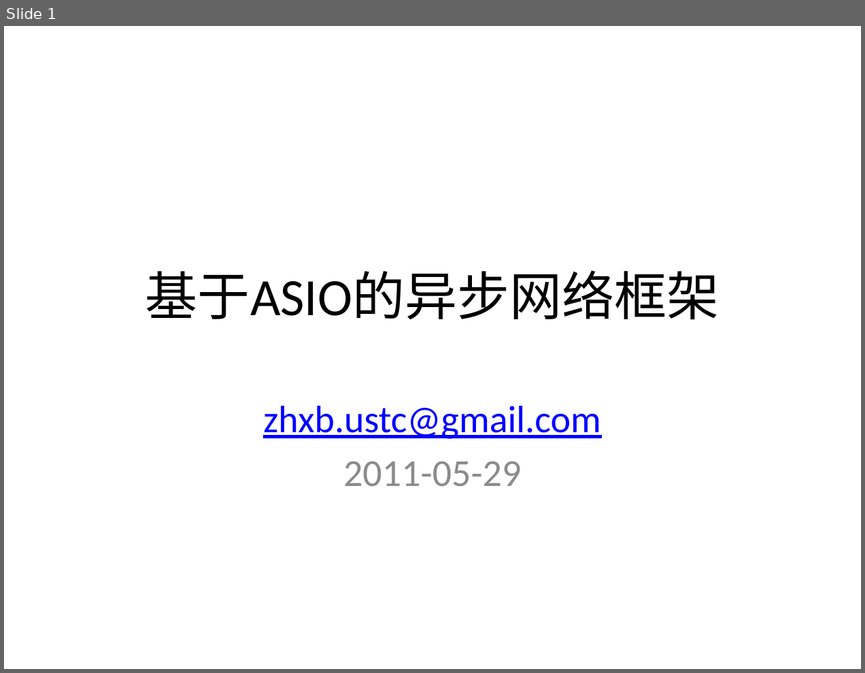
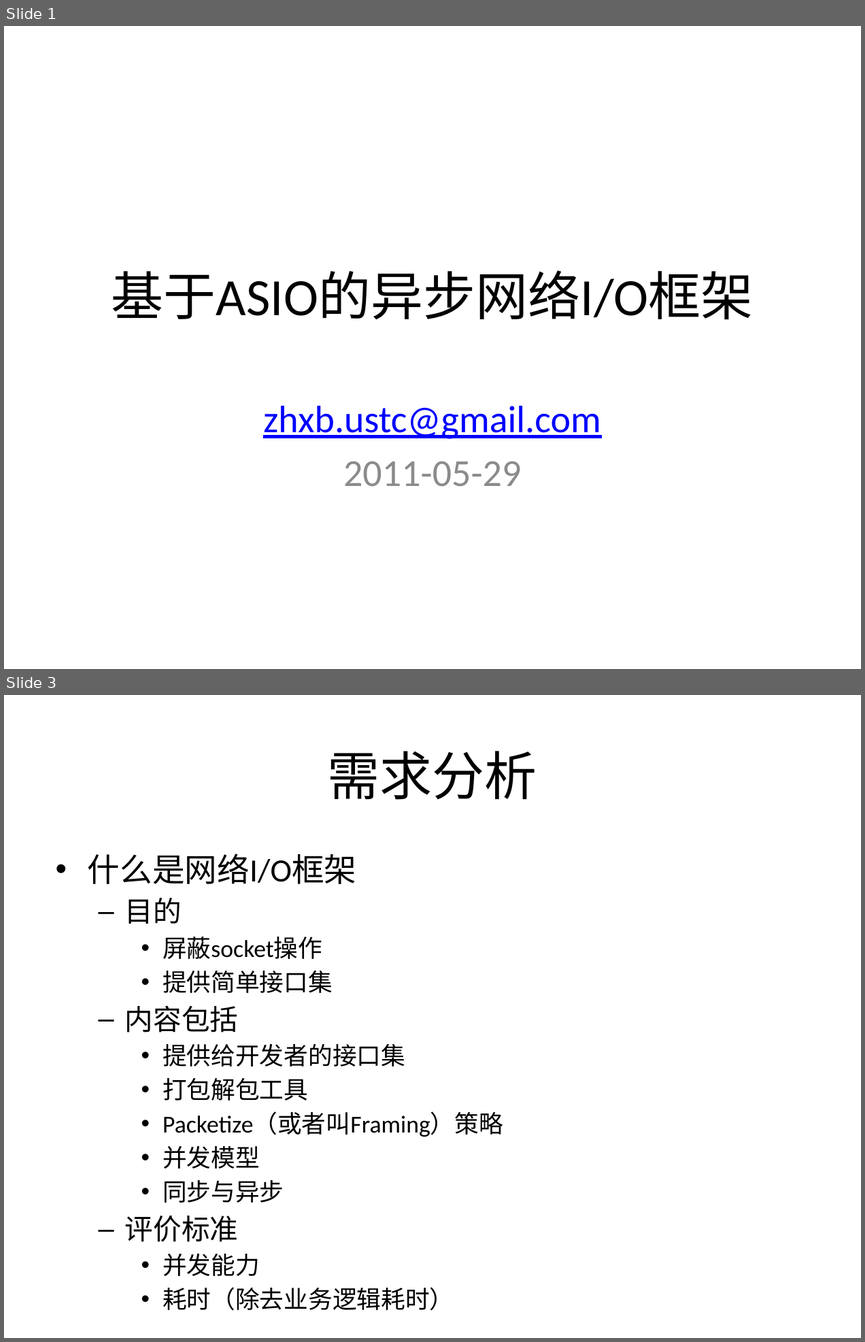
Before and after one commit to kkzhou/kknf, a slide deck: aanf/asio-based2/doc/asio-based AANF.pptx. Shown one above the other, each under a label of ours: slide 1 before the commit, slides 1 and 3 after it; the slides between them are not shown. The pictures are 865x673 and 865x1342 pixels, drawn with LibreOffice and Linux fonts; fonts in the diff are those of the drawing. Boxes give left, top, right and bottom in pixels: in the first picture for what was removed or moved away, otherwise in the second. Text is boxed around its words. In the diff, an @@ line names an element or a change of style, - is before the commit and + after.

```diff
--- a/aanf/asio-based2/doc/asio-based AANF.pptx
+++ b/aanf/asio-based2/doc/asio-based AANF.pptx
@@ slide 3 added at (4,695,861,1338), background #FFFFFF @@
@@ title added at (328,751,537,800), 44 pt, text #000000 @@
+需求分析
@@ text added at (88,853,503,1310), 20.4 pt, text #000000 @@
+• 什么是网络I/O框架
+  – 目的
+    • 屏蔽socket操作
+    • 提供简单接口集
+  – 内容包括
+    • 提供给开发者的接口集
+    • 打包解包工具
+    • Packetize（或者叫Framing）策略
+    • 并发模型
+    • 同步与异步
+  – 评价标准
+    • 并发能力
+    • 耗时（除去业务逻辑耗时）
@@ slide 1 changed as well @@
@@ title at (111,270,753,320): text changed @@
-基于ASIO的异步网络框架
+基于ASIO的异步网络I/O框架
```
Also in this commit, not shown: 1 other slide changed, 26 other slides added, 3 slides removed.
